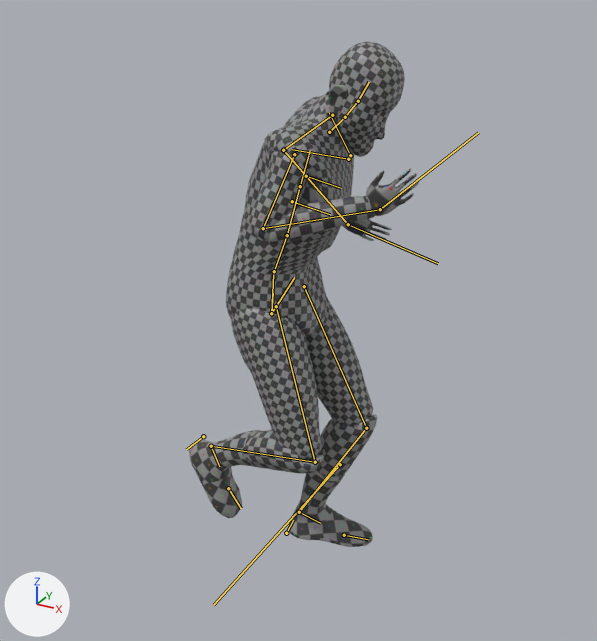
Renders of the glTF model PsychologyFootball_Godot/Import GLTF/Character.gltf from each side of a commit.
The view is the same before and after, from a 50 mm camera at (1.243, -2.109, 2.061) aimed at (0.037, 0.084, 0.964). The axes (+X, +Y, +Z) are drawn at lower left. The lights are the same throughout. Both versions are drawn at frame 6 of the action 'RunCycle'; the numbers are the values there. The bones that bend it are drawn over the model as lines.
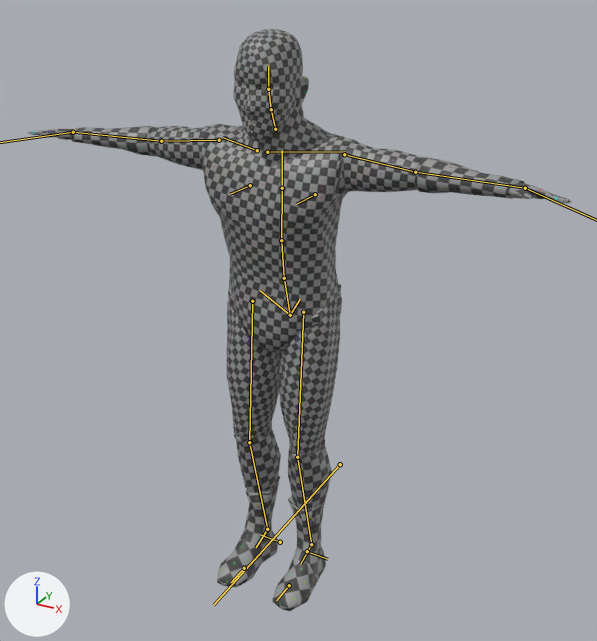
What the commit changed:
Bone 'spine' (bone_spine) moves from (-0.023, 0.051, 0.072) to (0.0, 0.0, 0.0).
Bone 'spine' (bone_spine) turns from (-92, 75, -97) to (0, 0, 0) degrees about its own x, y and z.
Bone 'spine.001' (bone_spine_001) turns from (23, 8, 2) to (0, 0, 0) degrees about its own x, y and z.
Bone 'spine.002' (bone_spine_002) turns from (5, 8, 2) to (0, 0, 0) degrees about its own x, y and z.
Bone 'spine.004' (bone_spine_004) turns from (5, -9, 3) to (0, 0, 0) degrees about its own x, y and z.
Bone 'spine.005' (bone_spine_005) turns from (7, -9, 1) to (0, 0, 0) degrees about its own x, y and z.
Bone 'shoulder.L' (bone_shoulder_l) turns from (12, 2, 0) to (0, 0, 0) degrees about its own x, y and z.
Bone 'upper_arm.L' (bone_upper_arm_l) turns from (-22, -7, -76) to (0, 0, 0) degrees about its own x, y and z.
Bone 'forearm.L' (bone_forearm_l) turns from (77, 20, -26) to (0, 0, 0) degrees about its own x, y and z.
Bone 'hand.L' (bone_hand_l) turns from (17, 12, 10) to (0, 0, 0) degrees about its own x, y and z.
Bone 'shoulder.R' (bone_shoulder_r) turns from (8, -8, -13) to (0, 0, 0) degrees about its own x, y and z.
Bone 'upper_arm.R' (bone_upper_arm_r) turns from (13, 4, 74) to (0, 0, 0) degrees about its own x, y and z.
Bone 'forearm.R' (bone_forearm_r) turns from (108, -25, 22) to (0, 0, 0) degrees about its own x, y and z.
Bone 'hand.R' (bone_hand_r) turns from (20, -11, -16) to (0, 0, 0) degrees about its own x, y and z.
Bone 'pelvis.L' (bone_pelvis_l) turns from (1, -7, 0) to (0, 0, 0) degrees about its own x, y and z.
Bone 'thigh.L' (bone_thigh_l) turns from (-14, -5, 4) to (0, 0, 0) degrees about its own x, y and z.
Bone 'shin.L' (bone_shin_l) turns from (41, -3, -3) to (0, 0, 0) degrees about its own x, y and z.
Bone 'foot.L' (bone_foot_l) turns from (-17, -4, -2) to (0, 0, 0) degrees about its own x, y and z.
Bone 'thigh.R' (bone_thigh_r) turns from (-4, -3, 5) to (0, 0, 0) degrees about its own x, y and z.
Bone 'shin.R' (bone_shin_r) turns from (76, 8, -13) to (0, 0, 0) degrees about its own x, y and z.
Bone 'foot.R' (bone_foot_r) turns from (-11, 6, 0) to (0, 0, 0) degrees about its own x, y and z.
Bone 'toe.R' (bone_toe_r) turns from (-5, 0, 2) to (0, 0, 0) degrees about its own x, y and z.

Pixel boxes [x1, y1, x2, y2] of what changed, in the pictures (597 x 641 px):
'Sphere.005', posed (135% wider, 15% taller)
    before: [189, 42, 420, 547]
    after: [27, 29, 571, 611]
bone 'spine', root to tip
    before: (271, 313) to (273, 274)
    after: (290, 315) to (284, 280)
bone 'spine.001', root to tip
    before: (274, 271) to (287, 235)
    after: (284, 278) to (281, 240)
bone 'spine.002', root to tip
    before: (287, 235) to (300, 186)
    after: (281, 240) to (282, 188)
bone 'spine.004', root to tip
    before: (329, 132) to (345, 117)
    after: (275, 129) to (271, 109)
bone 'spine.005', root to tip
    before: (345, 117) to (358, 101)
    after: (271, 109) to (268, 89)
bone 'shoulder.L', root to tip
    before: (350, 155) to (329, 112)
    after: (267, 152) to (344, 151)
bone 'upper_arm.L', root to tip
    before: (332, 115) to (283, 150)
    after: (344, 154) to (415, 172)
bone 'forearm.L', root to tip
    before: (283, 150) to (348, 224)
    after: (415, 172) to (525, 188)
bone 'shoulder.R', root to tip
    before: (348, 159) to (292, 149)
    after: (257, 150) to (223, 137)
bone 'upper_arm.R', root to tip
    before: (294, 154) to (263, 228)
    after: (219, 140) to (161, 141)
bone 'forearm.R', root to tip
    before: (263, 228) to (380, 209)
    after: (161, 141) to (73, 132)
bone 'pelvis.L', root to tip
    before: (271, 313) to (294, 277)
    after: (290, 315) to (300, 299)
bone 'thigh.L', root to tip
    before: (304, 286) to (366, 428)
    after: (303, 312) to (297, 457)
bone 'shin.L', root to tip
    before: (366, 428) to (299, 512)
    after: (297, 457) to (311, 544)
bone 'foot.L', root to tip
    before: (299, 512) to (320, 523)
    after: (311, 544) to (300, 564)
bone 'thigh.R', root to tip
    before: (276, 306) to (315, 462)
    after: (252, 301) to (249, 442)
bone 'shin.R', root to tip
    before: (315, 462) to (211, 446)
    after: (249, 442) to (267, 529)
bone 'foot.R', root to tip
    before: (211, 446) to (219, 466)
    after: (267, 529) to (256, 547)
bone 'toe.R', root to tip
    before: (228, 488) to (241, 508)
    after: (244, 568) to (231, 582)
